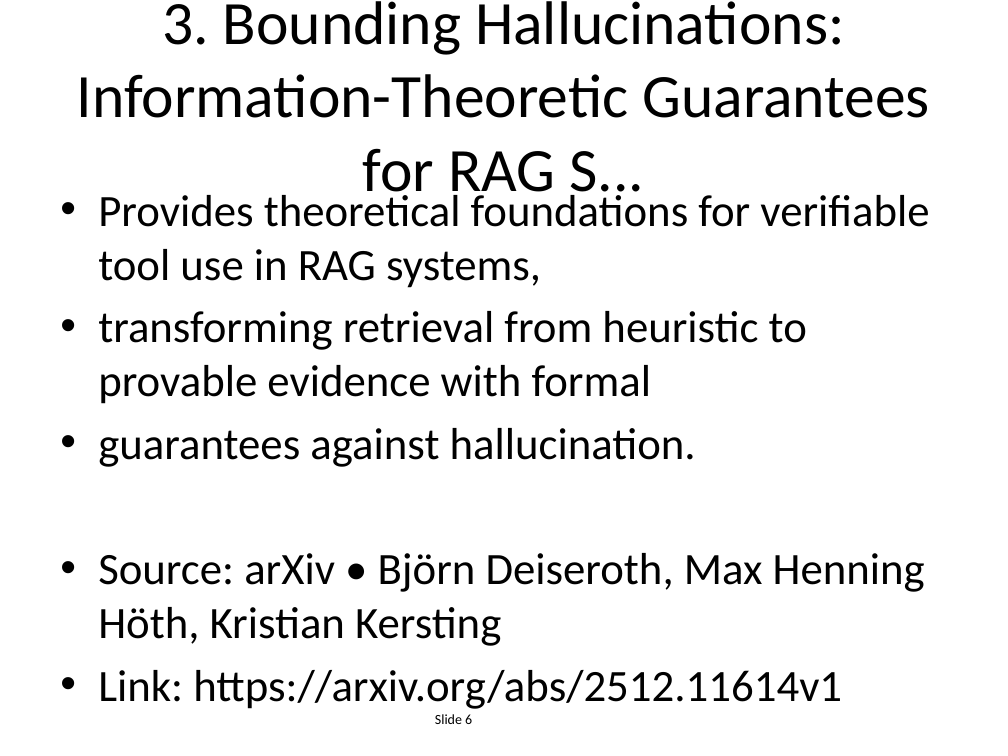
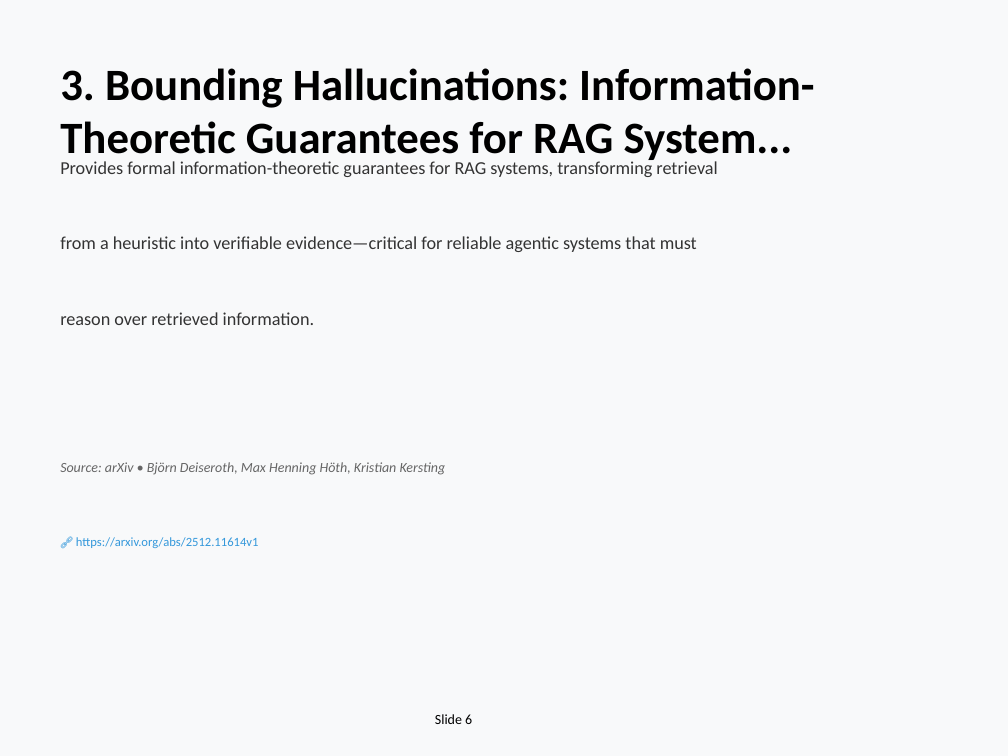
Before and after one commit to EiriniOr/ai-weekly-digest, a slide deck: slide 6 of AI_Weekly_2025-12-15.pptx. Drawn at 1008x756 pixels with LibreOffice and Linux fonts; fonts in the diff are those of the drawing. Boxes give left, top, right and bottom in pixels: in the first picture for what was removed or moved away, otherwise in the second. Text is boxed around its words. In the diff, an @@ line names an element or a change of style, - is before the commit and + after.

```diff
--- a/AI_Weekly_2025-12-15.pptx
+++ b/AI_Weekly_2025-12-15.pptx
@@ background #FFFFFF to #F8F9FA @@
@@ text "3. Bounding Hallucinations: Information-Theoretic Guarantees ..." at bbox=[60, 68, 814, 165]: vertical alignment middle to top @@
@@ text at bbox=[60, 68, 814, 165]: text changed; size 44 to 32 pt; bold on @@
-3. Bounding Hallucinations: Information-Theoretic Guarantees for RAG S...
+3. Bounding Hallucinations: Information-Theoretic Guarantees for RAG System...
@@ text added at bbox=[60, 159, 717, 177], 13 pt, text #333333 @@
+Provides formal information-theoretic guarantees for RAG systems, transforming retrieval
@@ text removed at bbox=[98, 189, 929, 709] @@
-• Provides theoretical foundations for verifiable tool use in RAG systems,
-• transforming retrieval from heuristic to provable evidence with formal
-• guarantees against hallucination.
-• Source: arXiv • Björn Deiseroth, Max Henning Höth, Kristian Kersting
-• Link: https://arxiv.org/abs/2512.11614v1
@@ text added at bbox=[60, 236, 697, 252], 13 pt, text #333333 @@
+from a heuristic into verifiable evidence—critical for reliable agentic systems that must
@@ text added at bbox=[60, 312, 315, 325], 13 pt, text #333333 @@
+reason over retrieved information.
@@ text added at bbox=[60, 462, 446, 475], 10 pt, text #666666, italic @@
+Source: arXiv • Björn Deiseroth, Max Henning Höth, Kristian Kersting
@@ text added at bbox=[76, 537, 259, 548], 9 pt, text #3498DB @@
+🔗 https://arxiv.org/abs/2512.11614v1
```
Also in this commit, not shown: 20 other slides changed, 4 slides added, 4 slides removed, 1 other file.
